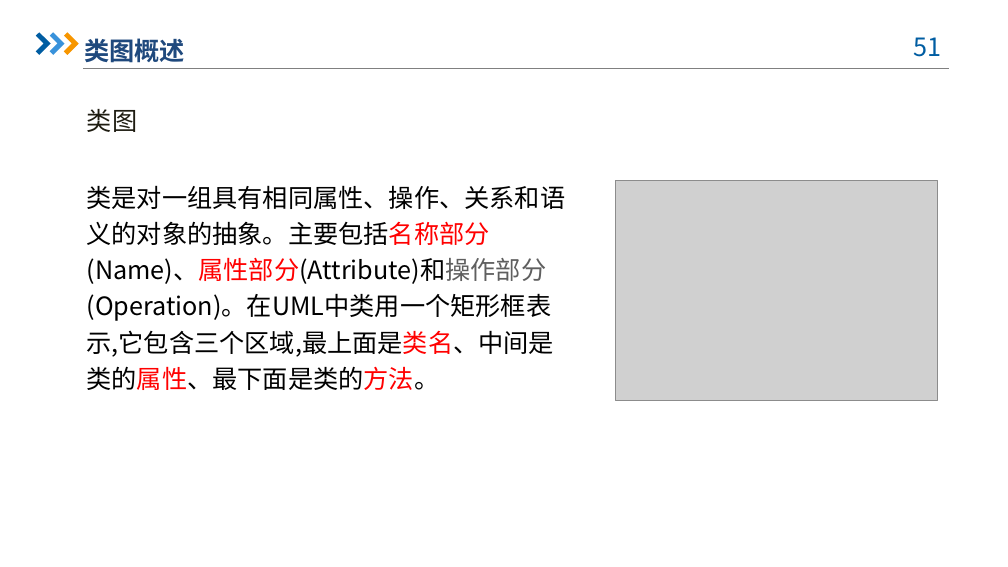
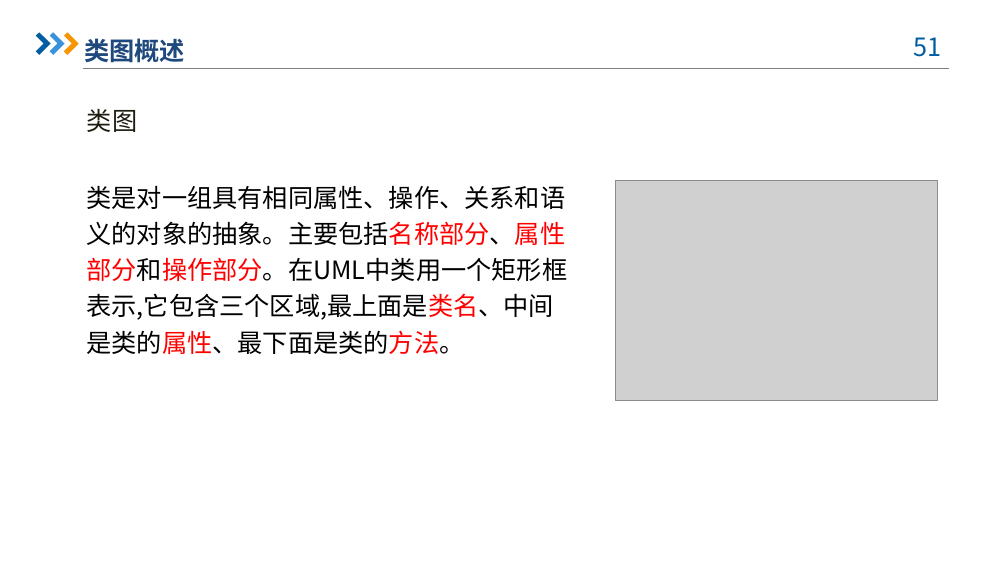
Before and after one commit to dreamtrueqaq/SRA2022-G12, a slide deck: slide 51 of 非受控文档/翻转课堂/SRA-G12-翻转课堂PPT3.pptx. Drawn at 1008x567 pixels with LibreOffice and Linux fonts; fonts in the diff are those of the drawing; grey boxes stand for pictures; background and template pictures are left out. Boxes give left, top, right and bottom in pixels: in the first picture for what was removed or moved away, otherwise in the second. Text is boxed around its words. In the diff, an @@ line names an element or a change of style, - is before the commit and + after.

```diff
--- a/非受控文档/翻转课堂/SRA-G12-翻转课堂PPT3.pptx
+++ b/非受控文档/翻转课堂/SRA-G12-翻转课堂PPT3.pptx
@@ text at bbox=[87, 185, 568, 354]: text changed @@
-类是对一组具有相同属性、操作、关系和语义的对象的抽象。主要包括名称部分(Name)、属性部分(Attribute)和操作部分(Operation)。在UML中类用一个矩形框表示,它包含三个区域,最上面是类名、中间是类的属性、最下面是类的方法。
+类是对一组具有相同属性、操作、关系和语义的对象的抽象。主要包括名称部分、属性部分和操作部分。在UML中类用一个矩形框表示,它包含三个区域,最上面是类名、中间是类的属性、最下面是类的方法。
```
Also in this commit, not shown: 14 other slides changed, 8 other files.
